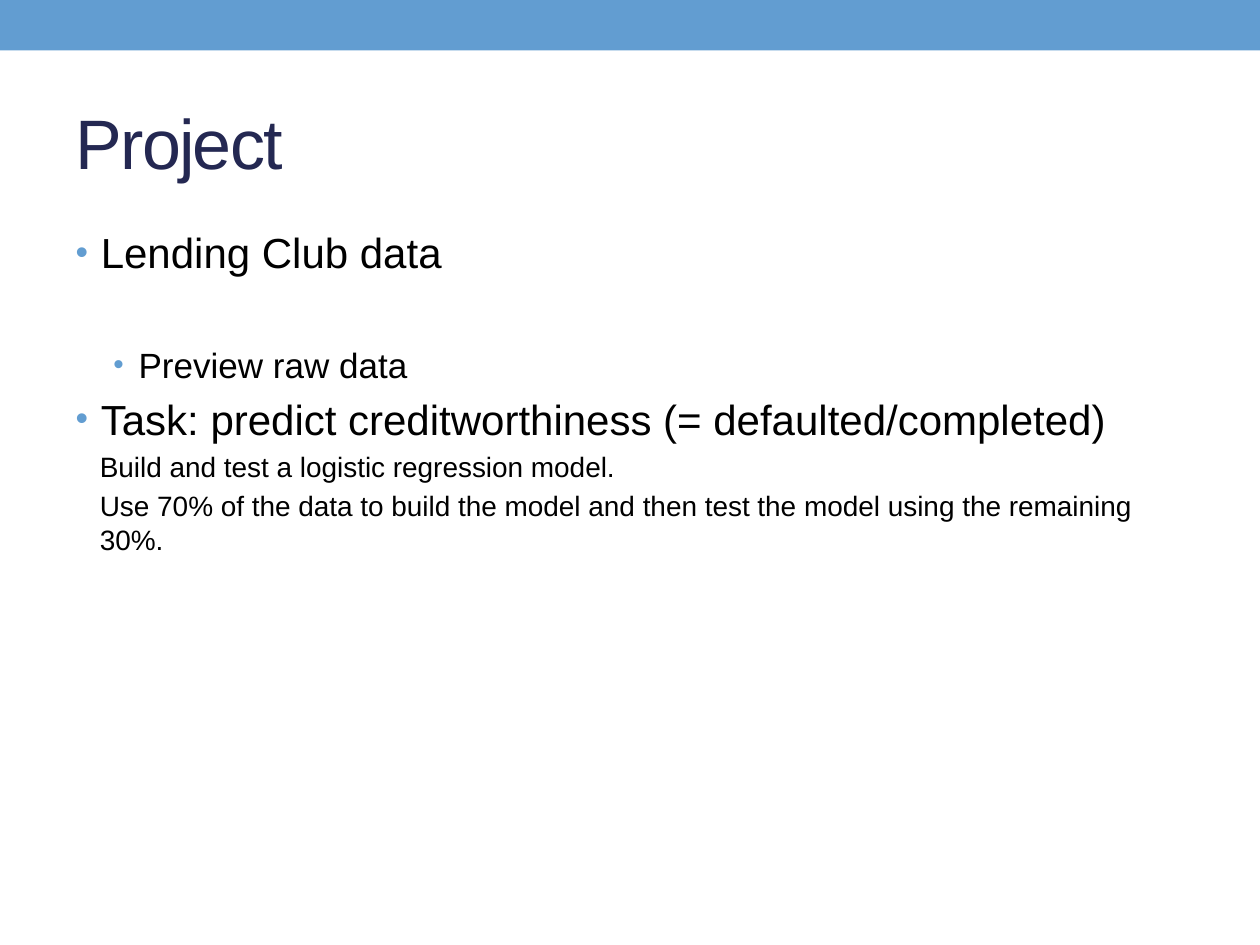
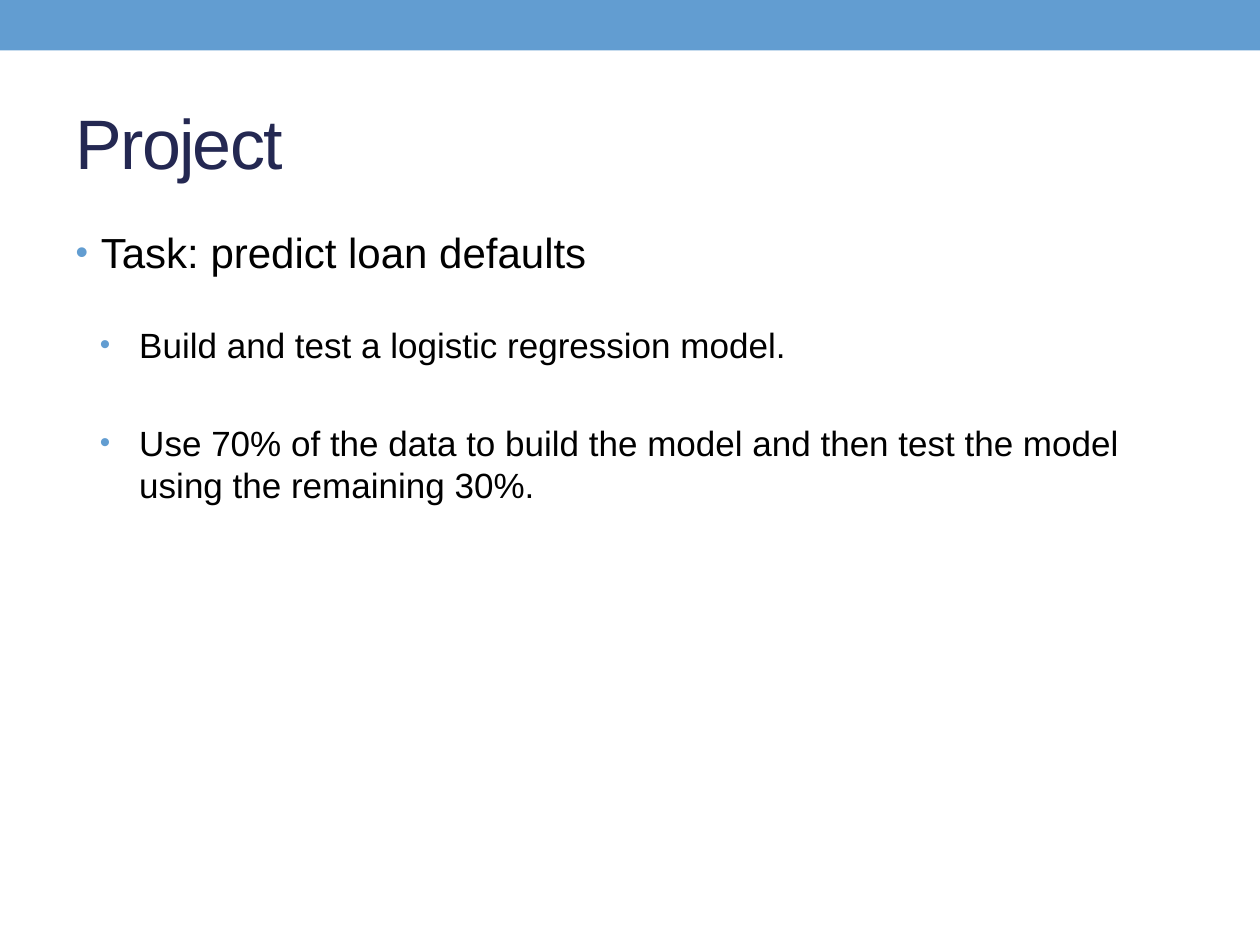
Before and after one commit to Son17/Data-Science-Projects, a slide deck: slide 2 of LG presentation.pptx. Drawn at 1260x945 pixels with LibreOffice and Linux fonts; fonts in the diff are those of the drawing. Boxes give left, top, right and bottom in pixels: in the first picture for what was removed or moved away, otherwise in the second. Text is boxed around its words. In the diff, an @@ line names an element or a change of style, - is before the commit and + after.

```diff
--- a/LG presentation.pptx
+++ b/LG presentation.pptx
@@ text at [101,237,586,277]: text changed @@
-• Lending Club data
-  • Preview raw data
-• Task: predict creditworthiness (= defaulted/completed)
+• Task: predict loan defaults
@@ text at [139,332,1118,505]: size 16 to 20 pt in "Build and test a logistic regression model.", "Use 70% of the data to build ..."; bullet none to • @@
```
Also in this commit, not shown: 4 other slides changed, 23 slides added, 3 slides removed.
